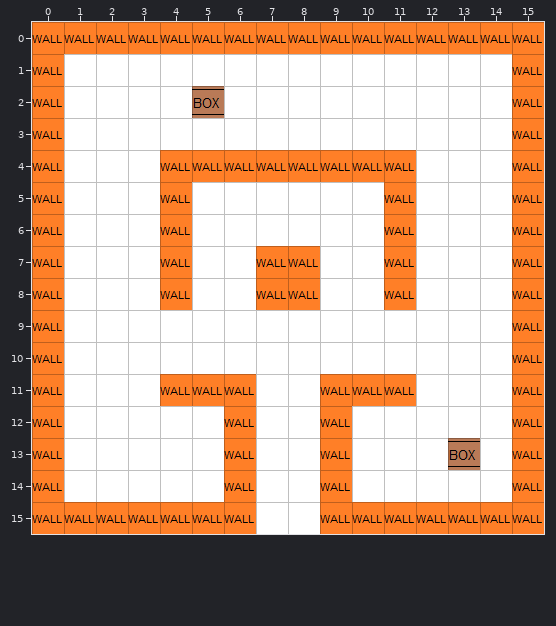
Tiled map: datas/maps/alpha1.tmx. The picture above is the old version.
Cells are 32x32 px. Shown: x 0..15, y 0..15.
After:
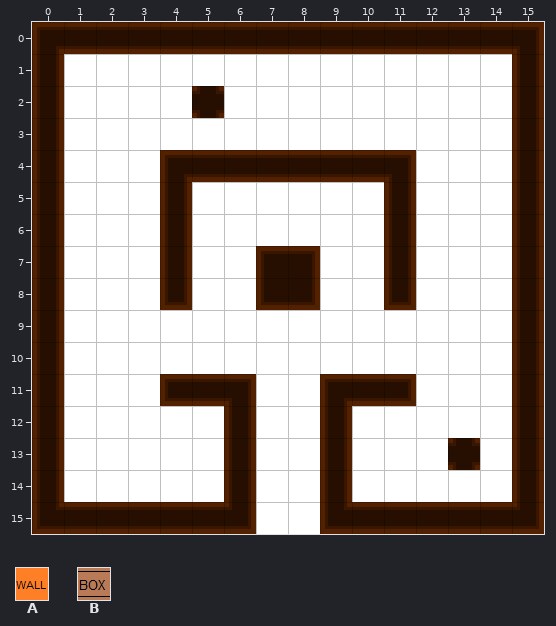
Key: from "meta": A 0, B 1.
_ is an empty cell.
Changes in this commit:
{"where": "layer \"meta\" (now hidden)"}
{"y":0,"x":0,"old":"AAAAAAAAAAAAAAAA","new":"________________"}
{"y":1,"x":0,"old":"A","new":"_"}
{"y":1,"x":15,"old":"A","new":"_"}
{"y":2,"x":0,"old":"A","new":"_"}
{"y":2,"x":5,"old":"B","new":"_"}
{"y":2,"x":15,"old":"A","new":"_"}
{"y":3,"x":0,"old":"A","new":"_"}
{"y":3,"x":15,"old":"A","new":"_"}
{"y":4,"x":0,"old":"A","new":"_"}
{"y":4,"x":4,"old":"AAAAAAAA","new":"________"}
{"y":4,"x":15,"old":"A","new":"_"}
{"y":5,"x":0,"old":"A","new":"_"}
{"y":5,"x":4,"old":"A","new":"_"}
{"y":5,"x":11,"old":"A","new":"_"}
{"y":5,"x":15,"old":"A","new":"_"}
{"y":6,"x":0,"old":"A","new":"_"}
{"y":6,"x":4,"old":"A","new":"_"}
{"y":6,"x":11,"old":"A","new":"_"}
{"y":6,"x":15,"old":"A","new":"_"}
{"y":7,"x":0,"old":"A","new":"_"}
{"y":7,"x":4,"old":"A","new":"_"}
{"y":7,"x":7,"old":"AA","new":"__"}
{"y":7,"x":11,"old":"A","new":"_"}
{"y":7,"x":15,"old":"A","new":"_"}
{"y":8,"x":0,"old":"A","new":"_"}
{"y":8,"x":4,"old":"A","new":"_"}
{"y":8,"x":7,"old":"AA","new":"__"}
{"y":8,"x":11,"old":"A","new":"_"}
{"y":8,"x":15,"old":"A","new":"_"}
{"y":9,"x":0,"old":"A","new":"_"}
{"y":9,"x":15,"old":"A","new":"_"}
{"y":10,"x":0,"old":"A","new":"_"}
{"y":10,"x":15,"old":"A","new":"_"}
{"y":11,"x":0,"old":"A","new":"_"}
{"y":11,"x":4,"old":"AAA","new":"___"}
{"y":11,"x":9,"old":"AAA","new":"___"}
{"y":11,"x":15,"old":"A","new":"_"}
{"y":12,"x":0,"old":"A","new":"_"}
{"y":12,"x":6,"old":"A","new":"_"}
{"y":12,"x":9,"old":"A","new":"_"}
{"y":12,"x":15,"old":"A","new":"_"}
{"y":13,"x":0,"old":"A","new":"_"}
{"y":13,"x":6,"old":"A","new":"_"}
{"y":13,"x":9,"old":"A","new":"_"}
{"y":13,"x":13,"old":"B","new":"_"}
{"y":13,"x":15,"old":"A","new":"_"}
{"y":14,"x":0,"old":"A","new":"_"}
{"y":14,"x":6,"old":"A","new":"_"}
{"y":14,"x":9,"old":"A","new":"_"}
{"y":14,"x":15,"old":"A","new":"_"}
{"y":15,"x":0,"old":"AAAAAAA","new":"_______"}
{"y":15,"x":9,"old":"AAAAAAA","new":"_______"}
